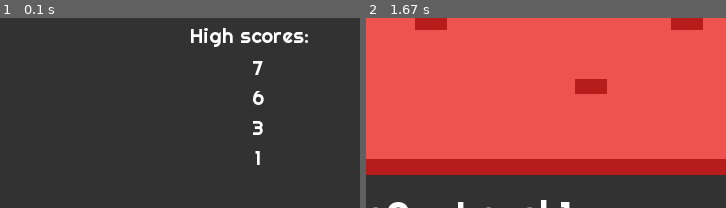
Above: before the commit, frames 1-2 (left to right).
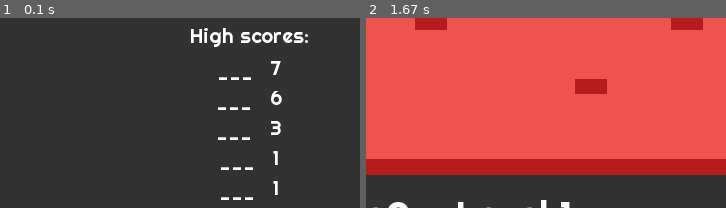
Above: after the commit, the same moments.

Repository: Moks8/pygame_virus
Game: pygame game, started from main.py
The game is run twice, just before and just after one commit, with the same random seed, the same clock (stepped at 60 frames per second) and the same inputs.
Inputs:
- Up to frame 1 (0.1 s): no input
- Up to frame 2 (1.67 s): tap Space at 0.33 s; hold Down 1.17-1.63 s
The pictures show only the part of the screen within x 15-65%, y 43-93%; the shares and areas given below are measured in that part.

The runs differ from the first frame. In frame 1, 1.5% of the frame differs, in the area x 60-79%, y 22-96%; in frame 2, nothing differs.

Commit message:
Delete Explotion

Diff:
--- a/main.py
+++ b/main.py
@@ -26,7 +26,6 @@
         self.sprites = pg.sprite.Group()
         self.sprites.add(self.hero)
 
-        #self.explosion = Explotions()
 
         self.clock = pg.time.Clock()
         self.fps = FPS
@@ -39,10 +38,11 @@
 
         self.scores_db = CvScores()
 
-        #self.boom = pg.mixer.Sound("./resources/sounds/sfx-explosion-14.wav")
+
         self.game_over_sound = pg.mixer.Sound("./resources/sounds/gameover.wav")
+
         pg.mixer.music.load("./resources/sounds/resources_8-bit-Coffin-Dance-_from-Astronomia_-_1_.wav")
-        pg.mixer.music.play(-1)
+
 
         self.start_game()
 
@@ -52,15 +52,7 @@
 
         if len(lista_candidatos)>0:
             self.game_over= True
-            '''
-            self.explosion.rect = self.hero.rect
-            self.sprites.add(self.explosion)
-            self.explosion.update()
-            pg.mixer.music.stop()
-            self.boom.play()
 
-            print("tas muerto")
-            '''
 
 
 
@@ -95,6 +87,9 @@
             self.pantalla.blit(self.game_over_image,
                                 (SCREEN_WIDTH // 2 - self.game_over_image.get_rect().width // 2,
                                  SCREEN_HEIGHT // 2 - self.game_over_image.get_rect().height / 2))
+            self.pantalla.fill(BACKGROUND,MARCADOR_RECT)
+            self.pantalla.blit(self.marcador,MARCADOR_POS)
+            self.pantalla.blit(self.txt_level, LEVEL_POS)
         else:
             self.scene.on_render(self.pantalla)
 
@@ -121,6 +116,7 @@
             self.scene.on_event(event)
 
     def start_game(self):
+        pg.mixer.music.play(-1)
         self.hero_name = ""
         self.current_scene = 0
         self.scenes = []
@@ -138,6 +134,7 @@
         if self.score > 0:
             self.scores_db.append_score(self.hero_name, self.score)
         self.must_restart_game = False
+        pg.mixer.music.play(-1)
         self.start_game()
 
 
--- a/scenes.py
+++ b/scenes.py
@@ -80,7 +80,11 @@
     def set_scores(self, scores):
         self.scores_list = []
         for s in scores:
-            self.scores_list.append(self.subfont.render(str(s[0]) + "   " + str(s[1]), True, WHITE))
+            if str(s[0]) == "":
+                name = "___"
+            else:
+                name =  str(s[0])
+            self.scores_list.append(self.subfont.render(name + "   " + str(s[1]), True, WHITE))
 
 
     def draw(self,surface):
--- a/scores.py
+++ b/scores.py
@@ -24,11 +24,3 @@
 
     def quit(self):
         self.conn.close()
-
-
-if __name__ == "__main__":
-    scores_db = CvScores()
-    scores = scores_db.get_scores(2)
-    print(scores)
-
-    scores_db.quit()
--- a/sprites.py
+++ b/sprites.py
@@ -57,43 +57,6 @@
         self.rect.topleft = (720-64,random.randint(32,250))
         self.dirty = 1
 
-class Explotions (pg.sprite.Sprite):
-    num_sprites = 9
-    def __init__ (self):
-        pg.sprite.Sprite.__init__(self)
-        self.image = pg.Surface((64,64))
-        self.rect = self.image.get_rect()
-        self.images = self.loadImages()
-        self.image_act=0
-
-
-    def loadImages(self):
-        images = []
-        for i in range (self.num_sprites):
-            image = pg.image.load("./resources/explosions/regularExplosion0{}.png".format(i)).convert()
-            image.set_colorkey(WHITE) #RLEACCEL
-            images.append(image)
-        return images
-
-
-    def update(self):
-        self.image_act += 1
-        if self.image_act >= self.num_sprites:
-            self.image_act = 0
-
-        self.image = self.images[self.image_act]
-
-    def kill (self,group):
-        lista_candidatos = pg.sprite.spritecollide(self.hero,self.level.virus,True)
-        if len(lista_candidatos)>0:
-            self.explosion.rect = self.hero.rect
-            self.sprites.add(self.explosion)
-            self.explosion.update()
-            self.boom.play()
-
-            print("tas muerto")
-
-
 
 class Tile(pg.sprite.DirtySprite):
     def __init__(self, image):
Not shown, changed: README.md
Binary file changed: covid-scores.db
Not shown, added: requirements.txt
